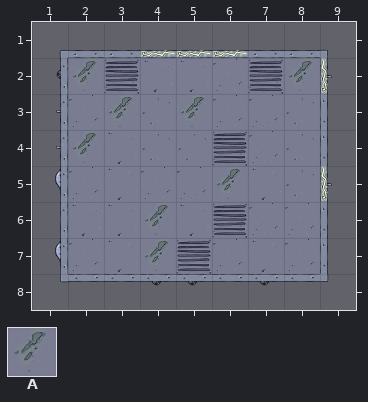
Two states of a Tiled map, raw/maps/map_sticky_test.tmx. This is how it looked before the edit.
Cells are 100x100 px. Shown: x 1..9, y 1..8.
Key: from "darkness": A 0.
_ is an empty cell.
Layers that did not change in this view are not listed.
Layer "Darkness" before, first column x 1:
1 _________
2 _AAAAAAA_
3 _AAAAAAA_
4 _AAAAAAA_
5 _AAAAAAA_
6 _AAAAAAA_
7 _AAAAAAA_
8 _________
After the commit:
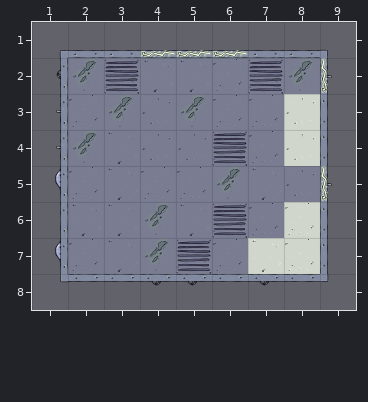
See-through tiles are keyed as they look on the map.
What changed:
Layer "Darkness":
The edit erases tile A in rows 3 to 4 at x 8; in row 6 at x 8; in row 7 at x 7 to 8.
